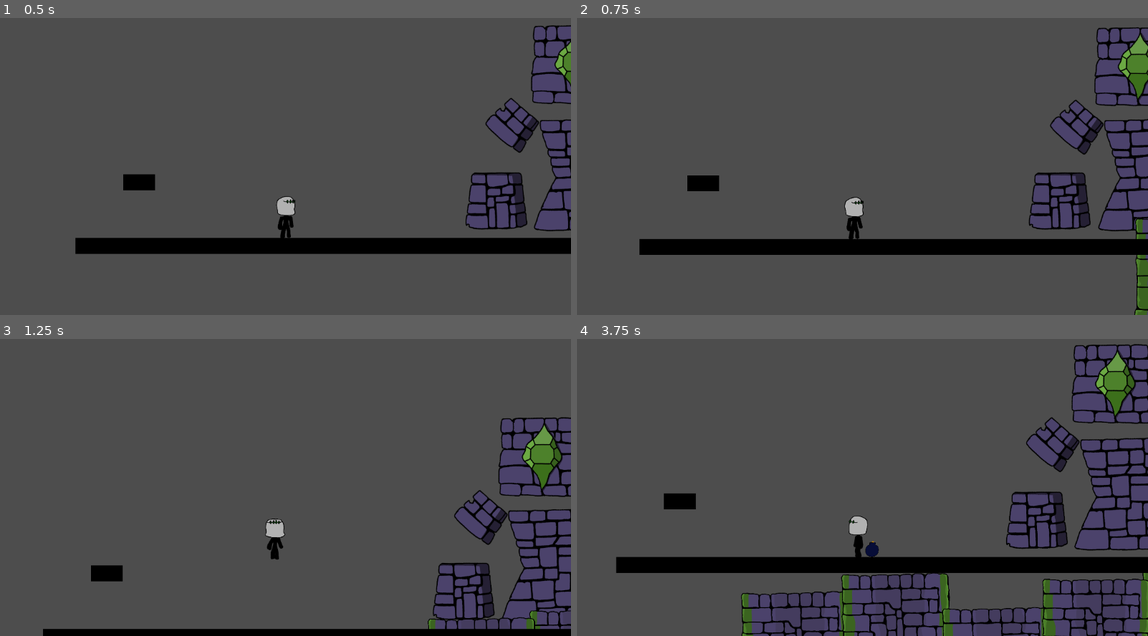
Above: before the commit, frames 1-4 (two rows, left to right).
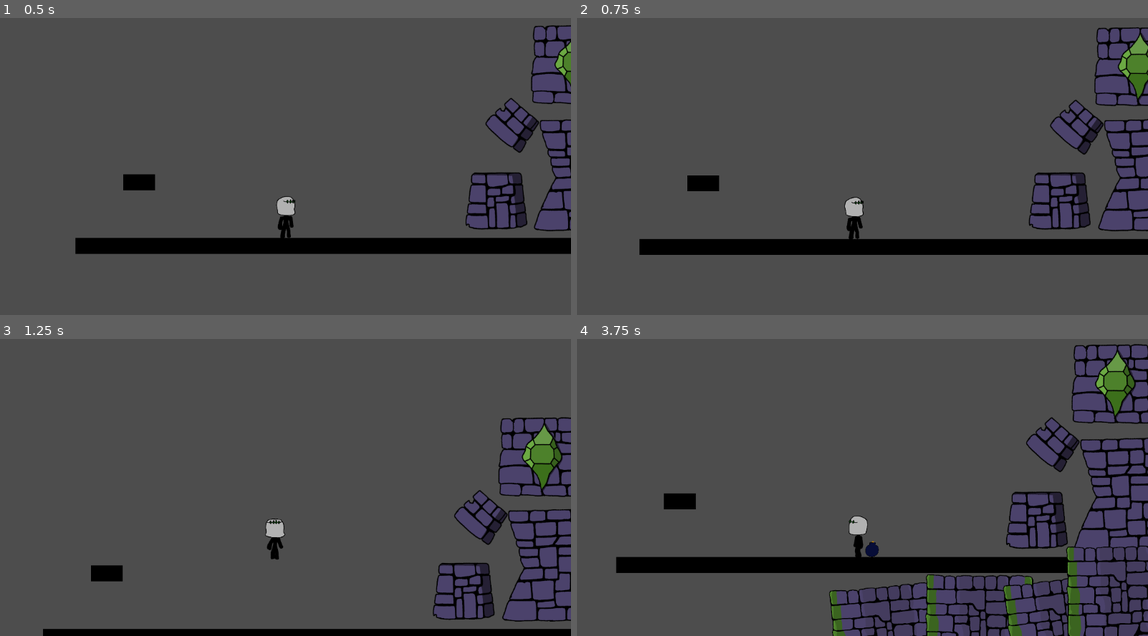
Above: after the commit, the same moments.

Repository: Manawkie/Scoundrel
Game: Godot game, scene res://scoundrel/Scenes/Levels/Chapter_1/Boss_room.tscn
Same seed, same stepped clock (60 frames per second), same inputs: the game is played once before the commit and once after it. This scene is started directly instead of the project's main scene.
Inputs (mouse positions are in pixels of both pictures, inside the frame that each line leads up to):
- Up to frame 1 (0.5 s): no input
- Up to frame 2 (0.75 s): tap Enter (ui_accept) at 0.5, 0.6 s; move the mouse to (988, 136) at 0.52 s; hold D (walk_right) from 0.53 s (still down); click (988, 136) at 0.67 s
- Up to frame 3 (1.25 s): keep holding D (walk_right); tap W (jump) at 0.77 s
- Up to frame 4 (3.75 s): release D (walk_right) at 1.25 s; drag from (748, 490) to (1130, 529) at 1.27 s; move the mouse to (919, 404) at 2.02 s; hold D (walk_right) 2.03-2.75 s; tap Q (drop_bomb) at 2.1 s; tap Enter (ui_accept) at 2.3 s; drag from (833, 537) to (691, 428) at 2.77 s; move the mouse to (1033, 523) at 3.52 s; hold A (walk_left) from 3.53 s (still down); tap 3 (select_grapple) at 3.6 s

Frame 1 is identical in both runs. In frame 2, 0.5% of the frame differs, in the area x 97-100%, y 67-100%; in frame 3, 0.6%; in frame 4, 8.6%, in the area x 28-100%, y 69-100%.

Commit message:
fixed layering mobs, skills. player, etc

Diff:
--- a/project.godot
+++ b/project.godot
@@ -78,3 +78,10 @@
 "events": [Object(InputEventMouseButton,"resource_local_to_scene":false,"resource_name":"","device":-1,"window_id":0,"a …(253 unchanged characters)…
 ]
 }
+
+[layer_names]
+
+2d_render/layer_1="player"
+2d_render/layer_2="tile_map_layer"
+2d_render/layer_3="boss"
+2d_render/layer_4="skills"
--- a/scoundrel/Scenes/Boss/First_Boss.tscn
+++ b/scoundrel/Scenes/Boss/First_Boss.tscn
@@ -1,10 +1,11 @@
-[gd_scene load_steps=28 format=3 uid="uid://c4y28h8oxriki"]
+[gd_scene load_steps=29 format=3 uid="uid://c4y28h8oxriki"]
 
 [ext_resource type="Texture2D" uid="uid://cfoyo8qx5nbj" path="res://scoundrel/Assets/Sprites/First_Boss/idle/1st_boss_frame0000.png" id="1_o2r78"]
 [ext_resource type="Script" uid="uid://gsw17mfo080b" path="res://scoundrel/Scenes/Boss/first_boss.gd" id="1_qo5c4"]
 [ext_resource type="PackedScene" uid="uid://x3d7jq54pl5k" path="res://scoundrel/Scenes/Boss/Rock.tscn" id="2_7xoiu"]
 [ext_resource type="Texture2D" uid="uid://cufu5ilv5cs0x" path="res://scoundrel/Assets/Sprites/First_Boss/idle/1st_boss_frame0001.png" id="2_qo5c4"]
 [ext_resource type="Texture2D" uid="uid://d0yhnt5wr6lra" path="res://scoundrel/Assets/Sprites/First_Boss/idle/1st_boss_frame0002.png" id="3_7xoiu"]
+[ext_resource type="PackedScene" uid="uid://cpkskkgfu1equ" path="res://scoundrel/Scenes/Particles/WarningEffect.tscn" id="3_isih2"]
 [ext_resource type="Texture2D" uid="uid://ddvmcih0ud4u1" path="res://scoundrel/Assets/Sprites/First_Boss/idle/1st_boss_frame0003.png" id="4_isih2"]
 [ext_resource type="Texture2D" uid="uid://bs56ogorssfpy" path="res://scoundrel/Assets/Sprites/First_Boss/idle/1st_boss_frame0004.png" id="5_bqqb8"]
 [ext_resource type="Texture2D" uid="uid://dluta36mvi7tx" path="res://scoundrel/Assets/Sprites/First_Boss/idle/1st_boss_frame0005.png" id="6_20ilw"]
@@ -168,6 +169,7 @@
 [node name="FirstBoss" type="CharacterBody2D"]
 script = ExtResource("1_qo5c4")
 rock_scene = ExtResource("2_7xoiu")
+warning_scene = ExtResource("3_isih2")
 
 [node name="AnimatedSprite2D" type="AnimatedSprite2D" parent="."]
 sprite_frames = SubResource("SpriteFrames_3pf6d")
--- a/scoundrel/Scenes/Boss/Rock.tscn
+++ b/scoundrel/Scenes/Boss/Rock.tscn
@@ -7,6 +7,8 @@
 size = Vector2(403, 581)
 
 [node name="Rock" type="RigidBody2D"]
+light_mask = 8
+visibility_layer = 8
 script = ExtResource("1_32xsy")
 
 [node name="Sprite2D" type="Sprite2D" parent="."]
--- a/scoundrel/Scenes/Boss/first_boss.gd
+++ b/scoundrel/Scenes/Boss/first_boss.gd
@@ -7,8 +7,10 @@
 @onready var ground_spawn_point = $RockSpawnPoint
 
 @export var rock_scene: PackedScene
-@export var spawn_range: float = 600.0  # ← horizontal range for random spawn
-@export var rock_count: int = 3         # ← number of rocks to spawn per attack
+@export var warning_scene: PackedScene   # ← your GPUParticles2D warning effect
+@export var spawn_range: float = 600.0   # ← horizontal random range
+@export var rock_count: int = 3          # ← number of rocks per attack
+@export var warning_delay: float = 0.8   # ← delay before rock rises
 
 enum BossState {FULL_HEALTH, HALF_HEALTH, QUARTER_HEALTH}
 enum AnimState {MELEE_ATTACK, RANGE_ATTACK}
@@ -19,6 +21,7 @@
 var hp = 100
 var melee_range = false
 var projectile_range = true
+
 
 func _ready() -> void:
 	anim_tree.active = true
@@ -55,13 +58,12 @@
 	print("Boss starting range attack!")
 	state_machine.travel("Range_Attacks")  # Trigger punch animation
 
-	# Wait for impact frame (example delay to match animation)
-	#await get_tree().create_timer(0.5).timeout
+	# Delay to match impact frame
+	# await get_tree().create_timer(0.5).timeout
 
-	# Spawn several random rocks
 	for i in range(rock_count):
 		spawn_random_rock()
-		await get_tree().create_timer(0.3).timeout  # short delay between spawns
+		await get_tree().create_timer(0.3).timeout  # short delay between each
 
 	print("Boss range attack finished.")
 	state_machine.travel("Idle")
@@ -72,13 +74,21 @@
 		push_error("No rock scene assigned!")
 		return
 
+	# Random position around boss
+	var random_x = global_position.x + randf_range(-spawn_range / 2, spawn_range / 2)
+	var spawn_y = ground_spawn_point.global_position.y
+	var spawn_pos = Vector2(random_x, spawn_y)
+
+	# --- Step 1: Spawn warning effect ---
+	if warning_scene:
+		var warning = warning_scene.instantiate()
+		get_parent().add_child(warning)
+		warning.global_position = spawn_pos
+		await get_tree().create_timer(warning_delay).timeout
+		# no need to set particles.emitting or queue_free here
+
+	# --- Step 2: Spawn the rock after the warning ---
 	var rock = rock_scene.instantiate()
 	get_parent().add_child(rock)
-
-	# Random X around the boss position (using spawn_range)
-	var random_x = global_position.x + randf_range(-spawn_range / 2, spawn_range / 2)
-	var spawn_y = ground_spawn_point.global_position.y
-
-	rock.global_position = Vector2(random_x, spawn_y)
-
+	rock.global_position = spawn_pos
 	print("Spawned rock at: ", rock.global_position)
--- a/scoundrel/Scenes/Levels/Chapter_1/Boss_room.tscn
+++ b/scoundrel/Scenes/Levels/Chapter_1/Boss_room.tscn
@@ -423,6 +423,7 @@
 position = Vector2(778, 495)
 
 [node name="TileMapLayer" type="TileMapLayer" parent="."]
-z_index = 3
+light_mask = 2
+visibility_layer = 2
 tile_map_data = PackedByteArray("AAD//wkAAAAGAAYAAAAAAAkAAAAGAAYAAAABAAkAAAAGAAYAAAACAAkAAAAGAAYAAAADAAkAAAAGAAYAAAAEAA …(960 unchanged characters)…
 tile_set = SubResource("TileSet_cbn1a")
--- a/scoundrel/Scenes/Particles/WarningEffect.tscn
+++ b/scoundrel/Scenes/Particles/WarningEffect.tscn
@@ -31,9 +31,7 @@
 script = ExtResource("1_43g80")
 
 [node name="GPUParticles2D" type="GPUParticles2D" parent="."]
-emitting = false
 amount = 50
 lifetime = 0.8
-one_shot = true
 explosiveness = 1.0
 process_material = SubResource("ParticleProcessMaterial_513em")
--- a/scoundrel/Scenes/Particles/warning_effect.gd
+++ b/scoundrel/Scenes/Particles/warning_effect.gd
@@ -1,9 +1,16 @@
+# WarningEffect.gd
 extends Node2D
 
 @export var duration: float = 0.8
 @onready var particles: GPUParticles2D = $GPUParticles2D
 
 func _ready():
-	particles.emitting = true  # start emitting immediately
+	# Start particles immediately (if they are set to not one_shot)
+	if particles:
+		particles.emitting = true
+
+	# optional: play a tiny tween/flicker on a Sprite child here
+
+	# Auto-free after duration
 	await get_tree().create_timer(duration).timeout
-	queue_free()  # disappear after duration
+	queue_free()
